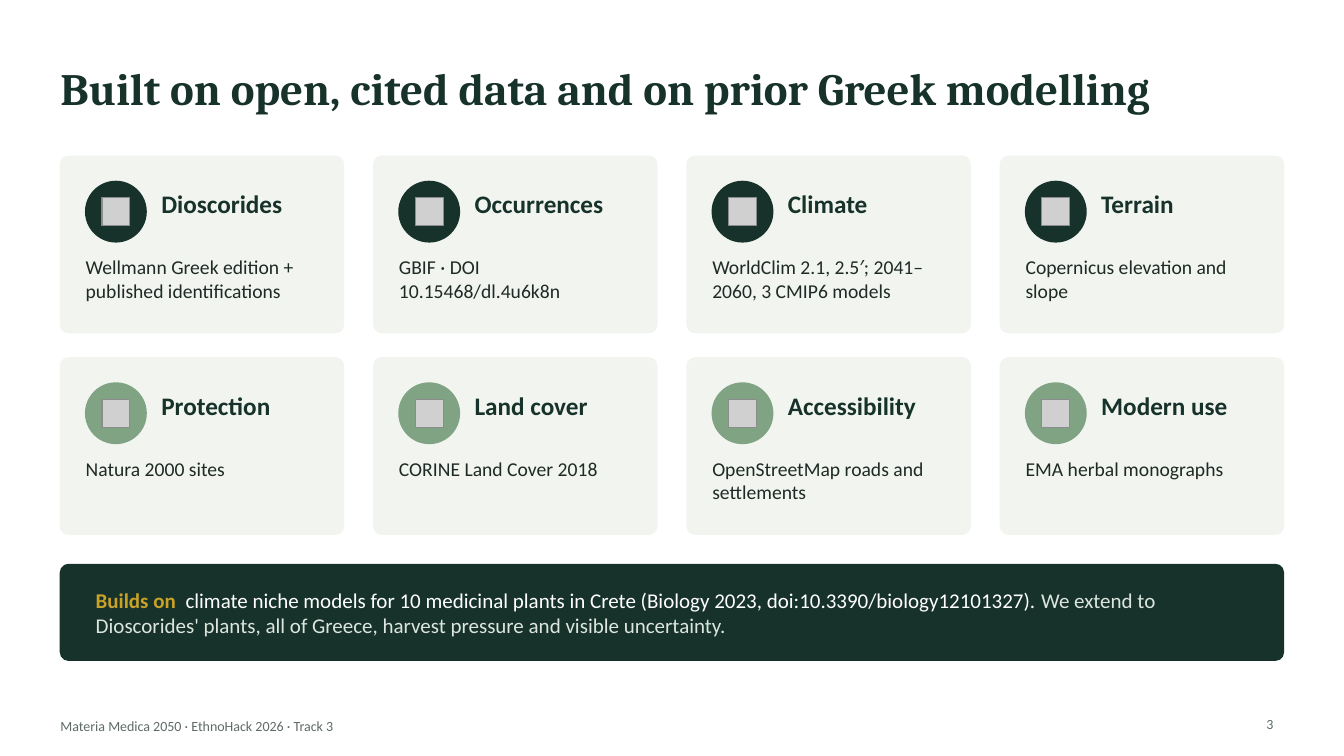
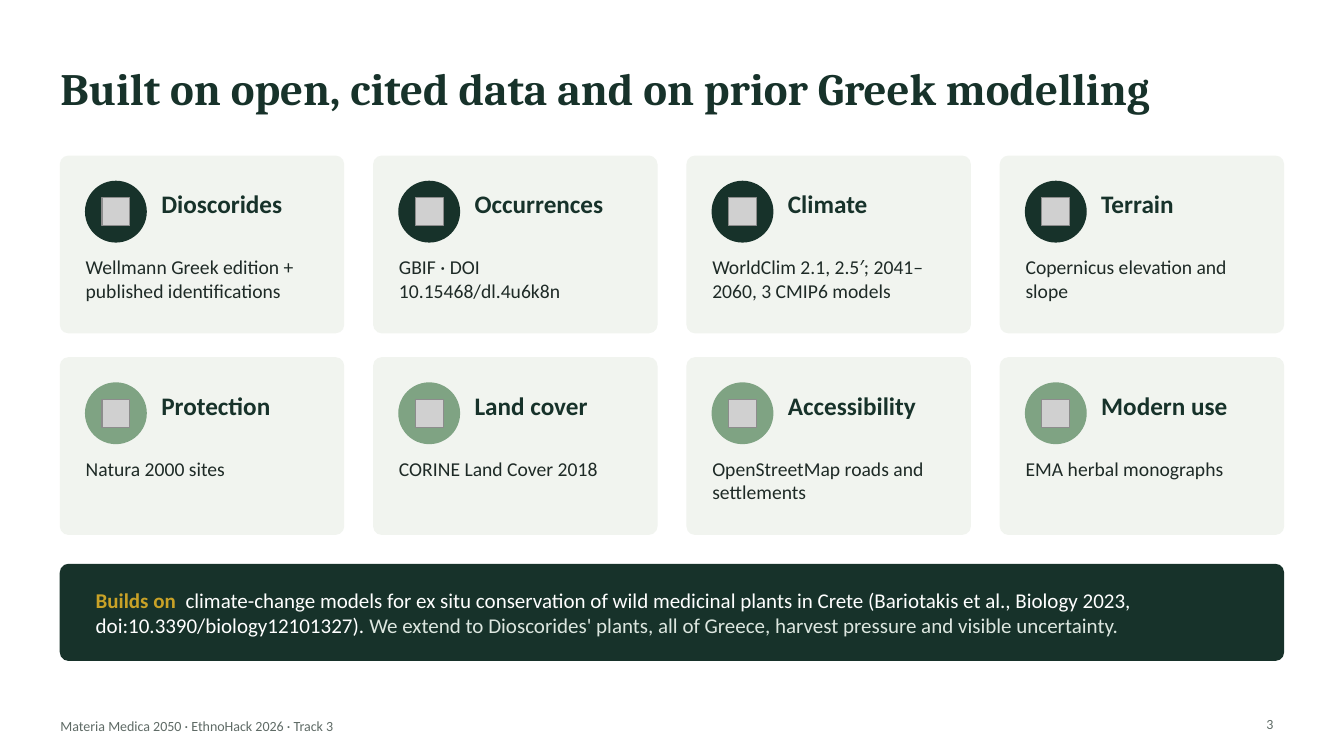
Before and after one commit to SoujanyaChatti/Materia-Medica-2050, a slide deck: slide 3 of docs/materia-medica-2050.pptx. Drawn at 1344x756 pixels with LibreOffice and Linux fonts; fonts in the diff are those of the drawing; grey boxes stand for pictures. Boxes give left, top, right and bottom in pixels: in the first picture for what was removed or moved away, otherwise in the second. Text is boxed around its words. In the diff, an @@ line names an element or a change of style, - is before the commit and + after.

```diff
--- a/docs/materia-medica-2050.pptx
+++ b/docs/materia-medica-2050.pptx
@@ text at (96, 593, 1131, 637): text changed @@
-Builds on climate niche models for 10 medicinal plants in Crete (Biology 2023, doi:10.3390/biology12101327). We extend to Dioscorides' plants, all of Greece, harvest pressure and visible uncertainty.
+Builds on climate-change models for ex situ conservation of wild medicinal plants in Crete (Bariotakis et al., Biology 2023, doi:10.3390/biology12101327). We extend to Dioscorides' plants, all of Greece, harvest pressure and visible uncertainty.
```
Also in this commit, not shown: 9 other slides changed, 7 other files.
